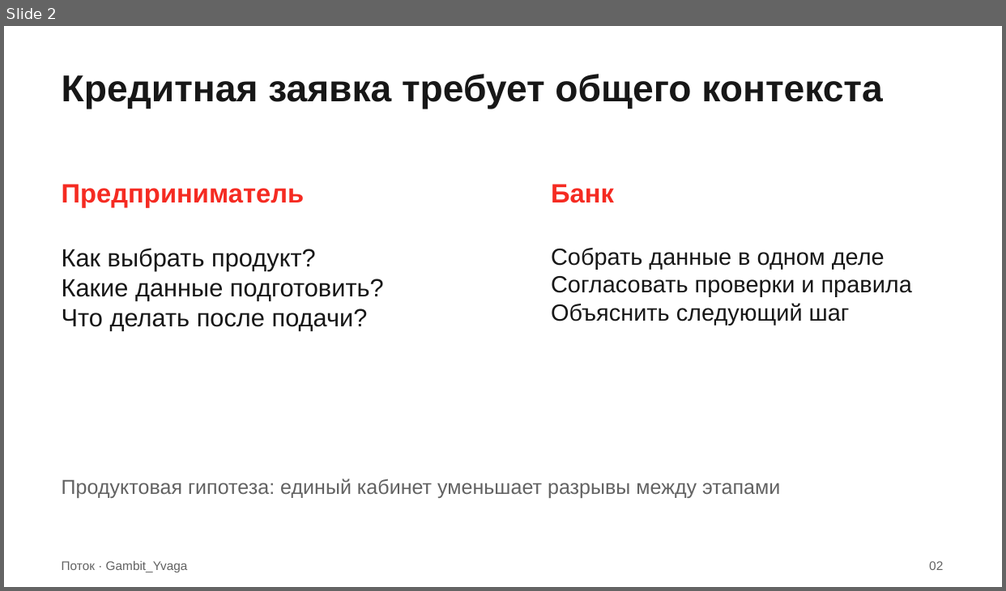
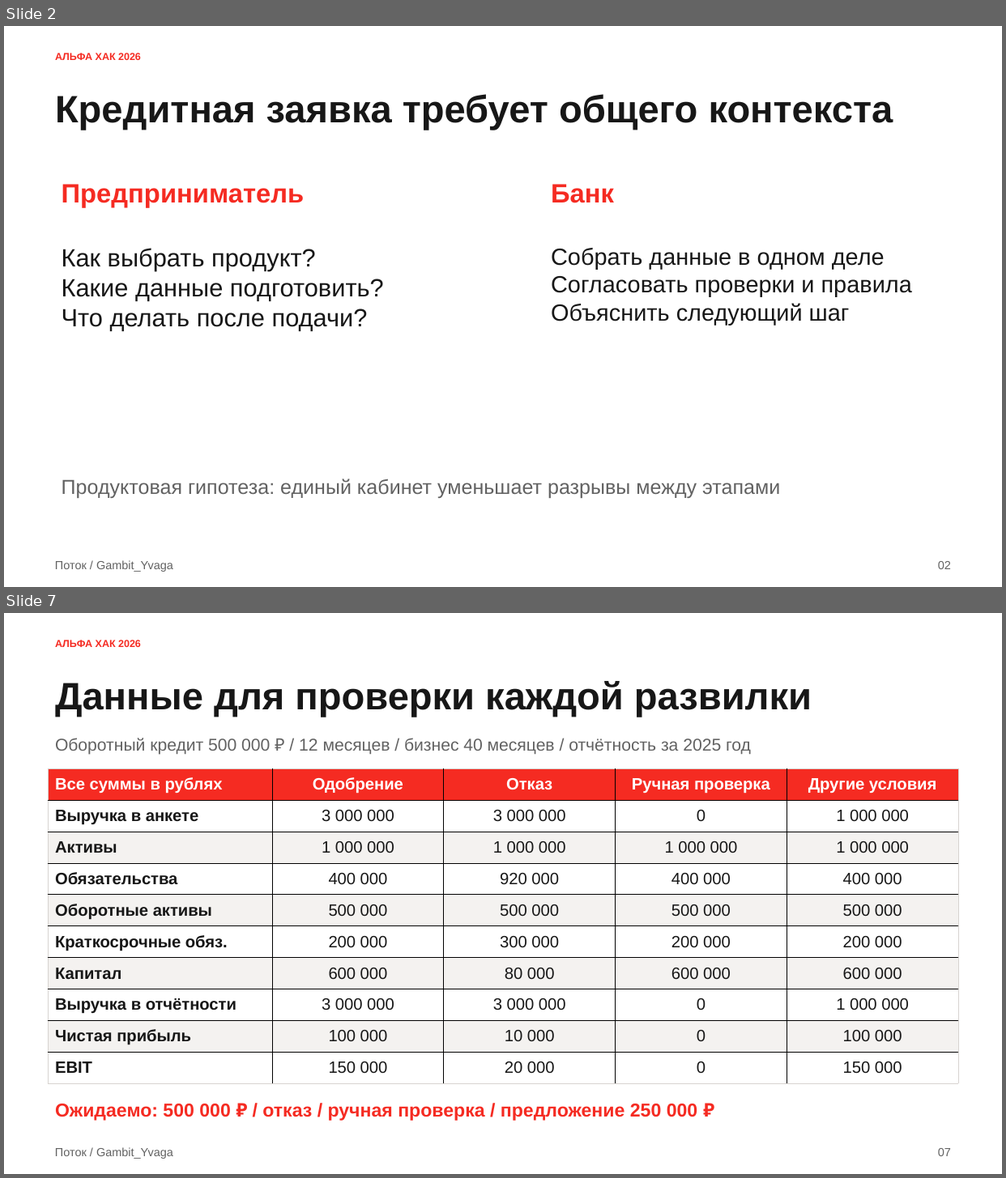
Before and after one commit to Tonitrus1/ALFA-HACK-2026, a slide deck: docs/jury/presentation/potok-gambit-yvaga.pptx. Shown one above the other, each under a label of ours: slide 2 before the commit, slides 2 and 7 after it; the slides between them are not shown. The pictures are 1006x591 and 1006x1178 pixels, drawn with LibreOffice and Linux fonts; fonts in the diff are those of the drawing. Boxes give left, top, right and bottom in pixels: in the first picture for what was removed or moved away, otherwise in the second. Text is boxed around its words. In the diff, an @@ line names an element or a change of style, - is before the commit and + after.

```diff
--- a/docs/jury/presentation/potok-gambit-yvaga.pptx
+++ b/docs/jury/presentation/potok-gambit-yvaga.pptx
@@ slide 7 added at (4,613,1002,1174), background #FFFFFF @@
@@ text added at (55,640,141,647), 9.8 pt, text #F52B22, bold @@
+АЛЬФА ХАК 2026
@@ text added at (55,681,812,717), 36.8 pt, text #171717, bold @@
+Данные для проверки каждой развилки
@@ text added at (55,738,751,755), 16.5 pt, text #626262 @@
+Оборотный кредит 500 000 ₽ / 12 месяцев / бизнес 40 месяцев / отчётность за 2025 год
@@ table added at (48,769,957,1084), 10 rows, 5 columns @@
+Все суммы в рублях | Одобрение | Отказ | Ручная проверка | Другие условия
+Выручка в анкете | 3 000 000 | 3 000 000 | 0 | 1 000 000
+Активы | 1 000 000 | 1 000 000 | 1 000 000 | 1 000 000
+Обязательства | 400 000 | 920 000 | 400 000 | 400 000
+Оборотные активы | 500 000 | 500 000 | 500 000 | 500 000
+Краткосрочные обяз. | 200 000 | 300 000 | 200 000 | 200 000
+Капитал | 600 000 | 80 000 | 600 000 | 600 000
+Выручка в отчётности | 3 000 000 | 3 000 000 | 0 | 1 000 000
+Чистая прибыль | 100 000 | 10 000 | 0 | 100 000
+EBIT | 150 000 | 20 000 | 0 | 150 000
@@ text added at (55,1104,698,1121), 18 pt, text #F52B22, bold @@
+Ожидаемо: 500 000 ₽ / отказ / ручная проверка / предложение 250 000 ₽
@@ text added at (55,1148,173,1159), 11.2 pt, text #626262 @@
+Поток / Gambit_Yvaga
@@ text added at (938,1148,951,1157), 11.2 pt, text #626262 @@
+07
@@ slide 2 changed as well @@
@@ text added at (55,53,141,60), 9.8 pt, text #F52B22, bold @@
+АЛЬФА ХАК 2026
@@ text "Кредитная заявка требует общего контекста": place and size @@
-text "Кредитная заявка требует общего контекста" at (62,74,882,109)
+text "Кредитная заявка требует общего контекста" at (55,94,893,130)
@@ text "Кредитная заявка требует общего контекста" at (55,94,893,130): size 36 to 36.8 pt @@
@@ text "02": place and size @@
-text "02" at (929,561,943,570)
+text "02" at (938,561,951,570)
@@ text "02" at (938,561,951,570): size 12 to 11.2 pt @@
@@ text at (55,561,173,572): text changed; size 12 to 11.2 pt @@
-Поток · Gambit_Yvaga
+Поток / Gambit_Yvaga
```
Also in this commit, not shown: 7 other slides changed, 3 other slides added, 4 slides removed, 25 other files.
